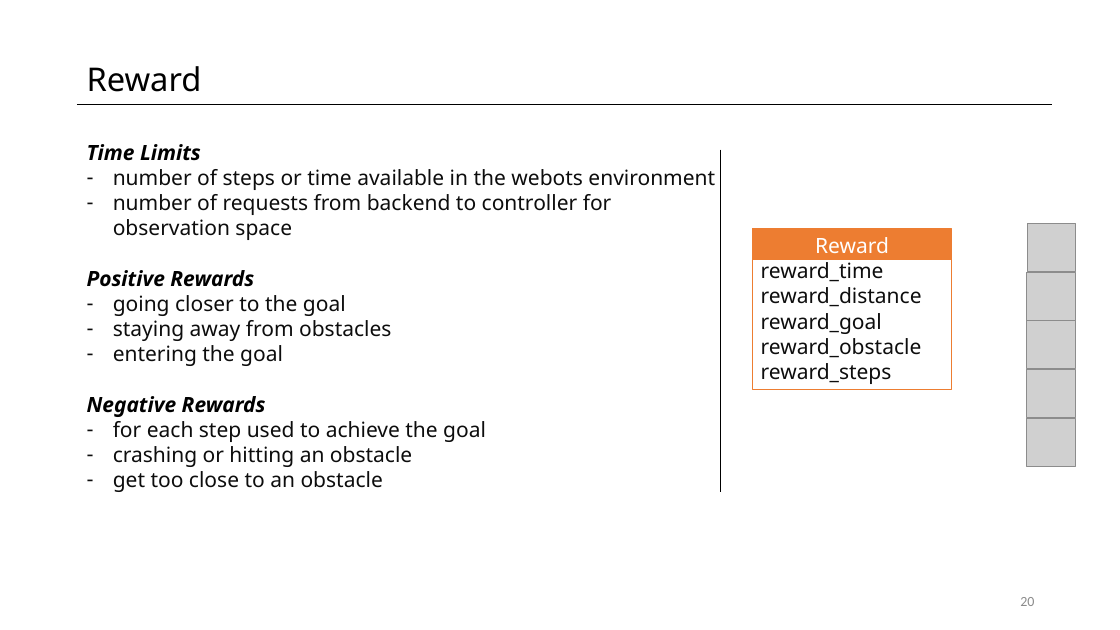
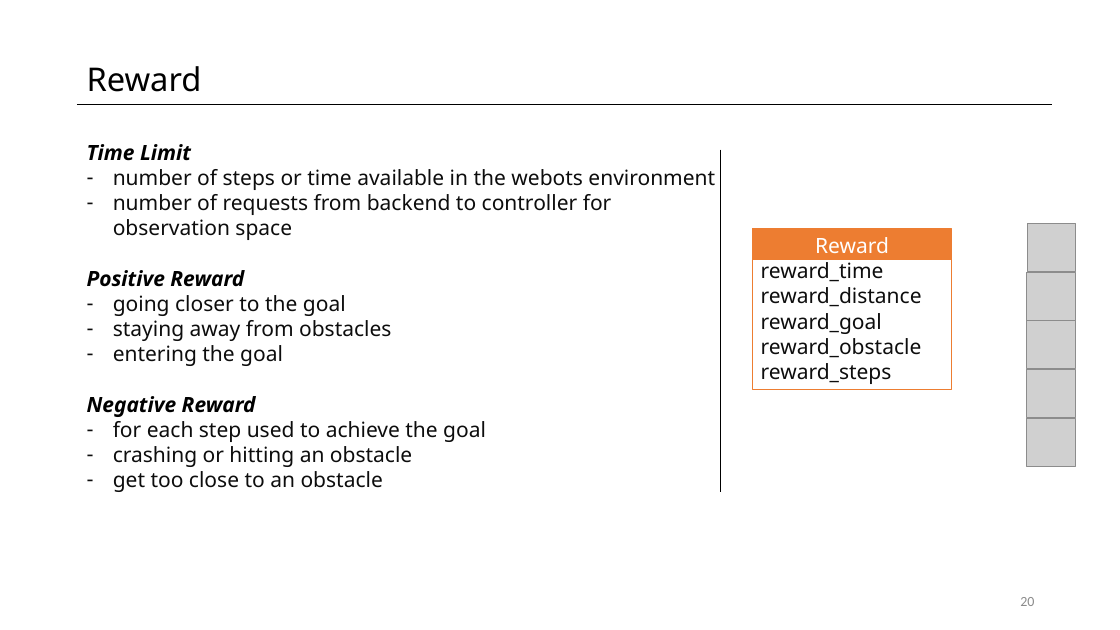
Before and after one commit to fpedd/ees-pees, a slide deck: slide 20 of orga/milestone_presentations/MP2.pptx. Drawn at 1120x630 pixels with LibreOffice and Linux fonts; fonts in the diff are those of the drawing; grey boxes stand for pictures. Boxes give left, top, right and bottom in pixels: in the first picture for what was removed or moved away, otherwise in the second. Text is boxed around its words. In the diff, an @@ line names an element or a change of style, - is before the commit and + after.

```diff
--- a/orga/milestone_presentations/MP2.pptx
+++ b/orga/milestone_presentations/MP2.pptx
@@ text at (87,144,191,161): text changed @@
-Time Limits
+Time Limit
@@ text at (87,270,244,287): text changed @@
-Positive Rewards
+Positive Reward
@@ text at (87,396,256,417): text changed @@
-Negative Rewards
+Negative Reward
```
